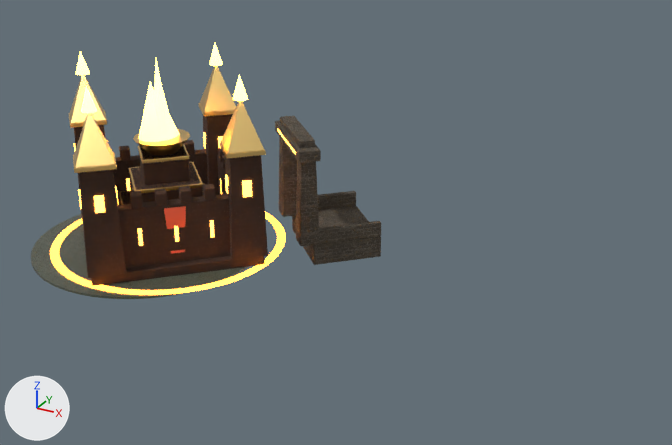
Before and after pictures for a commit that changed the glTF model assets/models/map_temple/palaces/palace_fire.gltf.
Rendered twice from a 50 mm lens placed at (52.0, -33.6, 27.7), pointed at (20.9, 22.9, -0.6). Arrows for +X, +Y and +Z are at lower left; the lights stay in place. The older version comes first. Vertices at exactly the same position are counted once.

The older version as bpy lines, for what is in view:
```python
ob_fire_banners = bpy.data.objects.new('Fire_Banners', me_fire_banners)
ob_fire_banners.location = (0.0, 0.0, 0.0)
ob_fire_flames = bpy.data.objects.new('Fire_Flames', me_fire_flames)
ob_fire_flames.location = (0.0, 0.0, 0.0)
ob_fire_gold = bpy.data.objects.new('Fire_Gold', me_fire_gold)
ob_fire_gold.location = (0.0, 0.0, 0.0)
ob_fire_lavamoat = bpy.data.objects.new('Fire_LavaMoat', me_fire_lavamoat)
ob_fire_lavamoat.location = (0.0, 0.0, 0.0)
ob_fire_palace = bpy.data.objects.new('Fire_Palace', me_fire_palace)
ob_fire_palace.location = (0.0, 0.0, 0.0)
ob_fire_paving = bpy.data.objects.new('Fire_Paving', me_fire_paving)
ob_fire_paving.location = (0.0, 0.0, 0.0)
ob_fire_windows = bpy.data.objects.new('Fire_Windows', me_fire_windows)
ob_fire_windows.location = (0.0, 0.0, 0.0)
ob_gate_fire = bpy.data.objects.new('Gate_fire', me_gate_fire)
ob_gate_fire.location = (0.0, 0.0, 0.0)
ob_gate_fire_glyph = bpy.data.objects.new('Gate_fire_Glyph', me_gate_fire_glyph)
ob_gate_fire_glyph.location = (0.0, 0.0, 0.0)
```
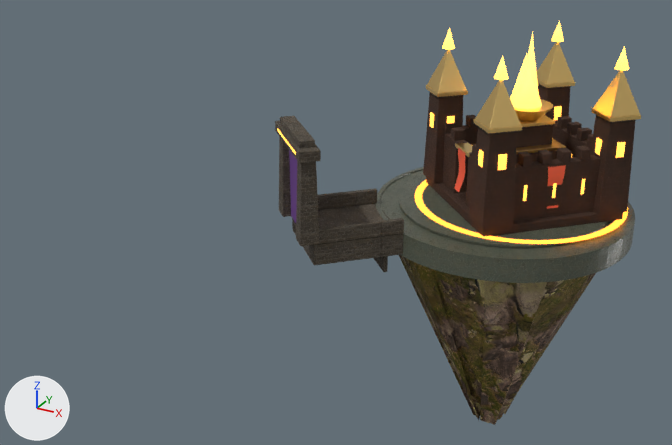
The change, as a list of edits to the scene's bpy script:
```text
Change mat_th_flame:
    mat_th_flame.emission_strength: 9.0 -> 3.0
Change mat_th_lava:
    mat_th_lava.emission_strength: 7.0 -> 2.5
Change mat_th_fire_lit:
    mat_th_fire_lit.emission_strength: 6.0 -> 2.25
Add mat_th_rock:
    mat_th_rock = bpy.data.materials.new('TH_Rock')
    # uses the picture img_aerial_rocks_02_diffuse
    # uses the picture img_aerial_rocks_02_nor_gl
    # uses the picture img_aerial_rocks_02_rough
Change me_fire_banners:
    remove me_fire_banners.from_pydata(...)  # 88 vertices, 80 faces; spans x 8.91..17.11, y 8.91..17.11, z 1.53..4.73
    add me_fire_banners.from_pydata(...)  # 88 vertices, 80 faces; spans x 28.0..36.2, y 28.0..36.21, z 1.53..4.73
    me_fire_banners part 1: the whole mesh is moved by (19.09, 19.09, 0.0)
Change me_fire_flames:
    remove me_fire_flames.from_pydata(...)  # 96 vertices, 160 faces; spans x 6.03..19.99, y 6.01..20.02, z 7.73..13.33
    add me_fire_flames.from_pydata(...)  # 96 vertices, 160 faces; spans x 25.12..39.08, y 25.1..39.11, z 7.73..13.33
    me_fire_flames part 2: the loose piece of 13 vertices spanning x 11.57..13.77, y 11.58..13.78, z 7.73..11.73 is moved by (19.09, 19.27, 0.0)
    me_fire_flames part 3: the loose piece of 13 vertices spanning x 11.39..13.99, y 12.01..14.61, z 7.73..10.93 is moved by (19.26, 18.64, 0.0)
    me_fire_flames part 4: the loose piece of 11 vertices spanning x 12.54..13.49, y 19.02..20.02, z 11.33..12.93 is moved by (19.09, 19.09, 0.0)
    me_fire_flames part 5: the loose piece of 13 vertices spanning x 12.16..13.96, y 12.1..13.9, z 7.73..12.53 is moved by (19.01, 19.28, 0.0)
    me_fire_flames part 6: the loose piece of 13 vertices spanning x 12.46..13.86, y 12.15..13.55, z 7.73..13.33 is moved by (18.83, 19.4, 0.0)
    me_fire_flames part 7: the loose piece of 11 vertices spanning x 19.04..19.99, y 12.51..13.51, z 11.33..12.93 is moved by (19.09, 19.09, 0.0)
    me_fire_flames part 8: the loose piece of 11 vertices spanning x 12.54..13.49, y 6.01..7.01, z 11.33..12.93 is moved by (19.09, 19.09, 0.0)
    me_fire_flames part 9: the loose piece of 11 vertices spanning x 6.03..6.98, y 12.51..13.51, z 11.33..12.93 is moved by (19.09, 19.09, 0.0)
Change me_fire_gold:
    remove me_fire_gold.from_pydata(...)  # 708 vertices, 1364 faces; spans x 4.8..21.3, y 4.8..21.3, z 2.8..11.4
    add me_fire_gold.from_pydata(...)  # 708 vertices, 1364 faces; spans x 23.8..40.4, y 23.8..40.4, z 2.8..11.4
    me_fire_gold part 10: the whole mesh is moved by (19.1, 19.1, 0.0)
Change me_fire_lavamoat:
    remove me_fire_lavamoat.from_pydata(...)  # 256 vertices, 768 faces; spans x 4.9..21.1, y 4.9..21.1, z 0.2
    add me_fire_lavamoat.from_pydata(...)  # 256 vertices, 768 faces; spans x 24.0..40.2, y 24.0..40.2, z 0.2
    me_fire_lavamoat part 11: the whole mesh is moved by (19.1, 19.1, 0.0)
Change me_fire_palace:
    remove me_fire_palace.from_pydata(...)  # 1960 vertices, 3780 faces; spans x 4.8..21.2, y 4.8..21.2, z 0.1..8.0
    add me_fire_palace.from_pydata(...)  # 1960 vertices, 3780 faces; spans x 23.9..40.3, y 23.9..40.3, z 0.1..8.0
    me_fire_palace part 12: the whole mesh is moved by (19.1, 19.1, 0.0)
Change me_fire_paving:
    remove me_fire_paving.from_pydata(...)  # 112 vertices, 220 faces; spans x 4.0..20.0, y 4.0..20.0, z 0.0..0.2
    add me_fire_paving.from_pydata(...)  # 112 vertices, 220 faces; spans x 23.1..39.1, y 23.1..39.1, z 0.0..0.2
    me_fire_paving part 13: the whole mesh is moved by (19.1, 19.1, 0.0)
Change me_fire_windows:
    remove me_fire_windows.from_pydata(...)  # 200 vertices, 300 faces; spans x 5.5..20.5, y 5.5..20.5, z 2.3..6.3
    add me_fire_windows.from_pydata(...)  # 200 vertices, 300 faces; spans x 24.6..39.6, y 24.6..39.6, z 2.3..6.3
    me_fire_windows part 14: the whole mesh is moved by (19.1, 19.1, 0.0)
Add me_gate_fire_veil:
    me_gate_fire_veil.from_pydata([(21.22, 18.04, 0.1), (21.22, 18.04, 6.3), (21.14, 17.95, 0.1), (21.14, 17.95, 6.3), (18.04, 21.22, 0.1), (18.04, 21.22, 6.3), (17.95, 21.14, 0.1), (17.95, 21.14, 6.3)], [], [(0, 1, 3), (0, 3, 2), (2, 3, 7), (2, 7, 6), (6, 7, 5), (6, 5, 4), (4, 5, 1), (4, 1, 0), (2, 6, 4), (2, 4, 0), (7, 3, 1), (7, 1, 5)])
    me_gate_fire_veil.materials.append(mat_th_veil)  # dark purple #30213f
Add ob_gate_fire_veil:
    ob_gate_fire_veil = bpy.data.objects.new('Gate_fire_Veil', me_gate_fire_veil)
    ob_gate_fire_veil.location = (0.0, 0.0, 0.0)
Add ob_fire_islerock:
    ob_fire_islerock = bpy.data.objects.new('Fire_IsleRock', me_fire_islerock)  # 48 vertices, 92 faces; spans x 21.2..39.9, y 21.4..40.6, z -19.4..-1.4
    ob_fire_islerock.location = (0.0, 0.0, 0.0)
Add ob_fire_isle:
    ob_fire_isle = bpy.data.objects.new('Fire_Isle', me_fire_isle)  # 384 vertices, 1020 faces; spans x 21.3..41.0, y 21.3..41.0, z -1.8..0.0
    ob_fire_isle.location = (0.0, 0.0, 0.0)
Add ob_fire_bridge:
    ob_fire_bridge = bpy.data.objects.new('Fire_Bridge', me_fire_bridge)  # 224 vertices, 432 faces; spans x 21.09..26.78, y 21.09..26.78, z -3.6..1.1
    ob_fire_bridge.location = (0.0, 0.0, 0.0)
```

Pixel boxes (x1, y1, x2, y2) of what changed, in the pictures (672 x 445 px; the box of a moved part takes in the faces that stretch with it):
'Fire_Palace', moved
    before: (74, 114, 268, 286)
    after: (423, 83, 636, 236)
'Fire_IsleRock', added (brown)
    after: (399, 255, 596, 425)
'Fire_Gold', moved
    before: (69, 66, 266, 205)
    after: (426, 42, 641, 157)
'Fire_Isle', added
    after: (375, 167, 635, 283)
'Fire_Paving', moved
    before: (31, 214, 248, 299)
    after: (399, 176, 608, 248)
'Fire_Flames', surface changed, reshaped (9% wider, 10% shorter)
    before: (76, 43, 248, 142)
    after: (442, 21, 629, 110)
'Fire_LavaMoat', surface changed, moved
    before: (50, 212, 286, 295)
    after: (415, 180, 628, 244)
'Fire_Bridge', added
    after: (355, 188, 404, 272)
'Fire_Windows', surface changed, moved
    before: (74, 132, 252, 246)
    after: (430, 106, 626, 201)
'Fire_Banners', moved
    before: (164, 206, 186, 254)
    after: (454, 148, 566, 209)
'Gate_fire_Veil', added
    after: (289, 150, 297, 223)
'Gate_fire_Glyph', surface changed
    both: (277, 128, 296, 155)
part 2 of me_fire_flames, moved or reshaped
    before: (139, 81, 164, 142)
    after: (510, 53, 529, 102)
part 3 of me_fire_flames, moved or reshaped
    before: (170, 116, 180, 138)
    after: (511, 69, 542, 110)
part 4 of me_fire_flames, moved or reshaped
    before: (209, 43, 223, 66)
    after: (551, 21, 564, 42)
part 5 of me_fire_flames, moved or reshaped (mostly hidden)
    before: (162, 88, 174, 141)
    after: (529, 44, 539, 95)
part 6 of me_fire_flames, moved or reshaped (mostly hidden afterwards)
    before: (154, 60, 168, 137)
    after: (528, 32, 533, 66)
part 7 of me_fire_flames, moved or reshaped
    before: (233, 74, 248, 101)
    after: (614, 46, 629, 71)
part 8 of me_fire_flames, moved or reshaped
    before: (81, 86, 97, 113)
    after: (494, 56, 509, 80)
part 9 of me_fire_flames, moved or reshaped
    before: (76, 51, 90, 75)
    after: (442, 27, 455, 50)
